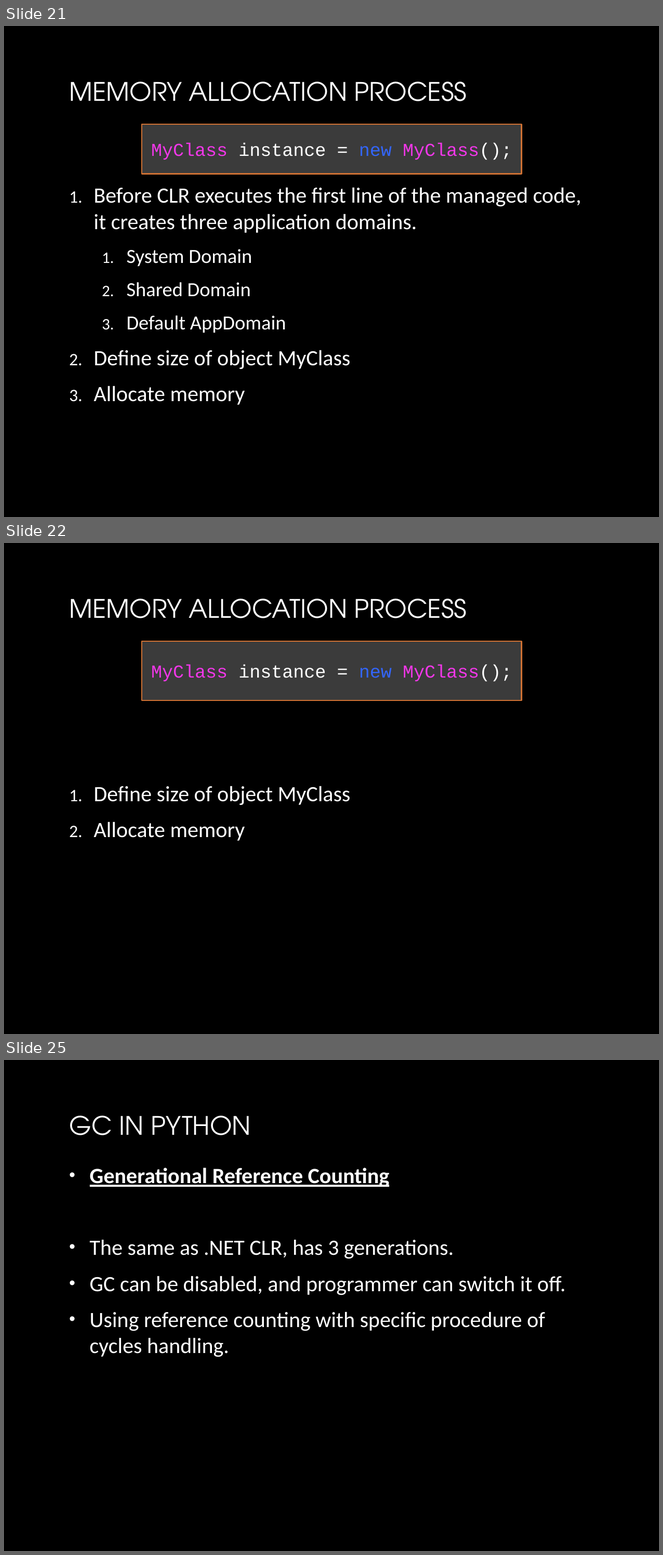
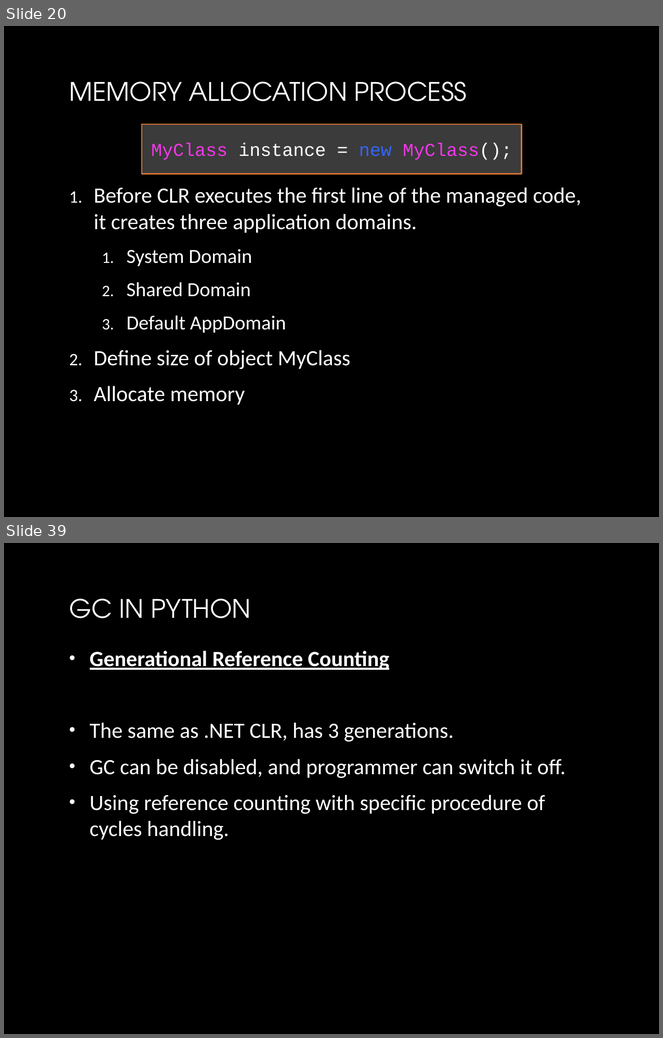
Before and after one commit to yuriyshapovalov/slides, a slide deck: ppt/Garbage collection in dotnet.pptx. Shown one above the other, each under a label of ours: slides 21, 22 and 25 before the commit, slides 20 and 39 after it; the slides between them are not shown. The pictures are 663x1555 and 663x1038 pixels, drawn with LibreOffice and Linux fonts; fonts in the diff are those of the drawing; background and template pictures are left out. Boxes give left, top, right and bottom in pixels: in the first picture for what was removed or moved away, otherwise in the second. Text is boxed around its words. In the diff, an @@ line names an element or a change of style, - is before the commit and + after.

```diff
--- a/ppt/Garbage collection in dotnet.pptx
+++ b/ppt/Garbage collection in dotnet.pptx
@@ slide 22 removed at bbox=[4, 543, 659, 1034], background picture (left out) @@
@@ title removed at bbox=[69, 599, 467, 618] @@
-MEMORY ALLOCATION PROCESS
@@ rectangle removed at bbox=[142, 641, 521, 700] @@
-MyClass instance = new MyClass();
@@ text removed at bbox=[94, 786, 351, 841] @@
-1. Define size of object MyClass
-2. Allocate memory
@@ what was slide 21 is now slide 20 @@
@@ what was slide 25 is now slide 39 @@
```
Also in this commit, not shown: 2 slides changed, 19 slides added, 2 other slides removed, 1 other file.
